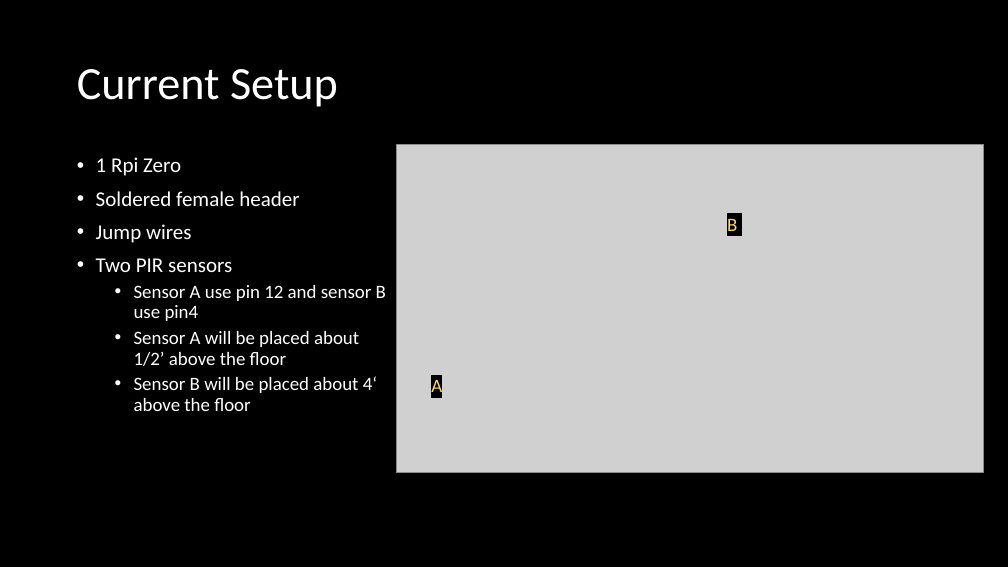
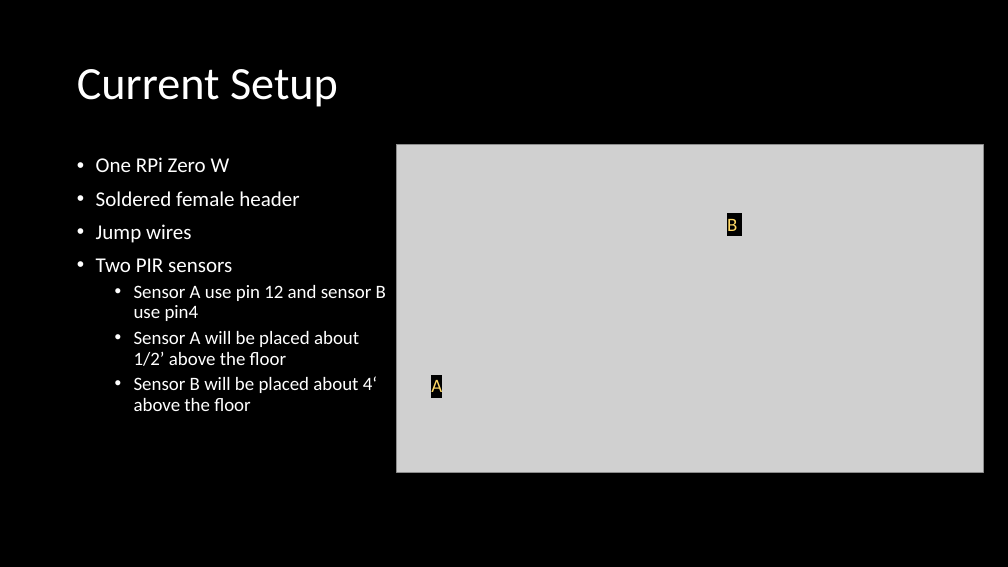
Before and after one commit to phillipad7/ist360_proj, a slide deck: slide 5 of IOT 360 Project Update.pptx (slide 4 before the commit). Drawn at 1008x567 pixels with LibreOffice and Linux fonts; fonts in the diff are those of the drawing; grey boxes stand for pictures. Boxes give left, top, right and bottom in pixels: in the first picture for what was removed or moved away, otherwise in the second. Text is boxed around its words. In the diff, an @@ line names an element or a change of style, - is before the commit and + after.

```diff
--- a/IOT 360 Project Update.pptx
+++ b/IOT 360 Project Update.pptx
@@ text at (96,157,230,172): text changed @@
-• 1 Rpi Zero
+• One RPi Zero W
```
Also in this commit, not shown: 2 other slides changed, 4 slides added, 2 slides removed, 1 other file.
